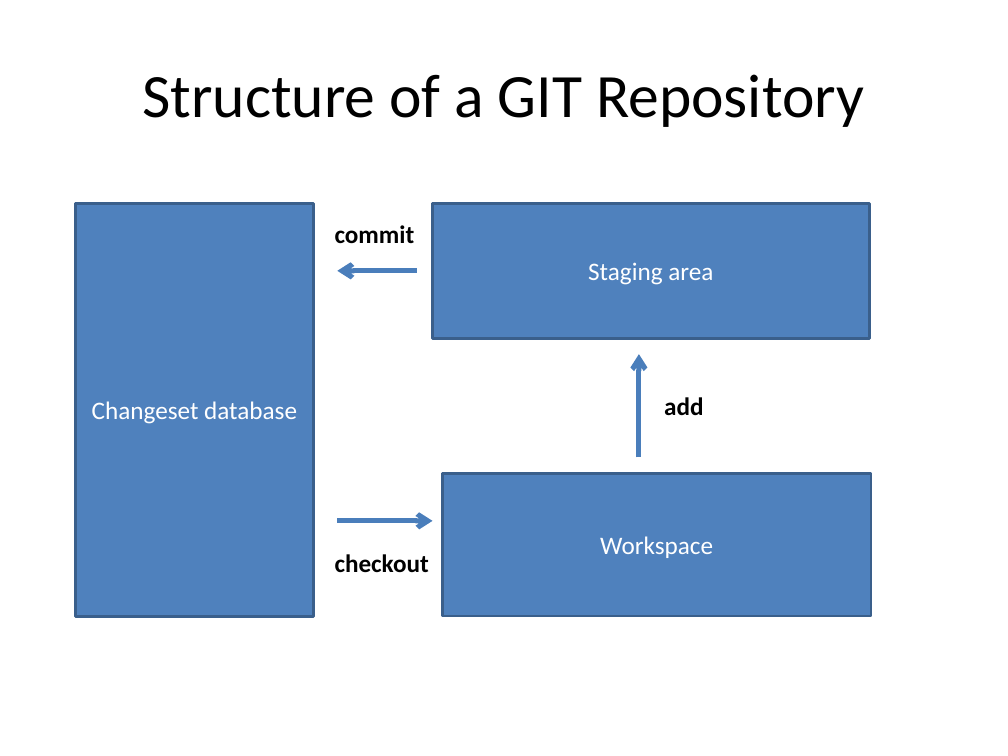
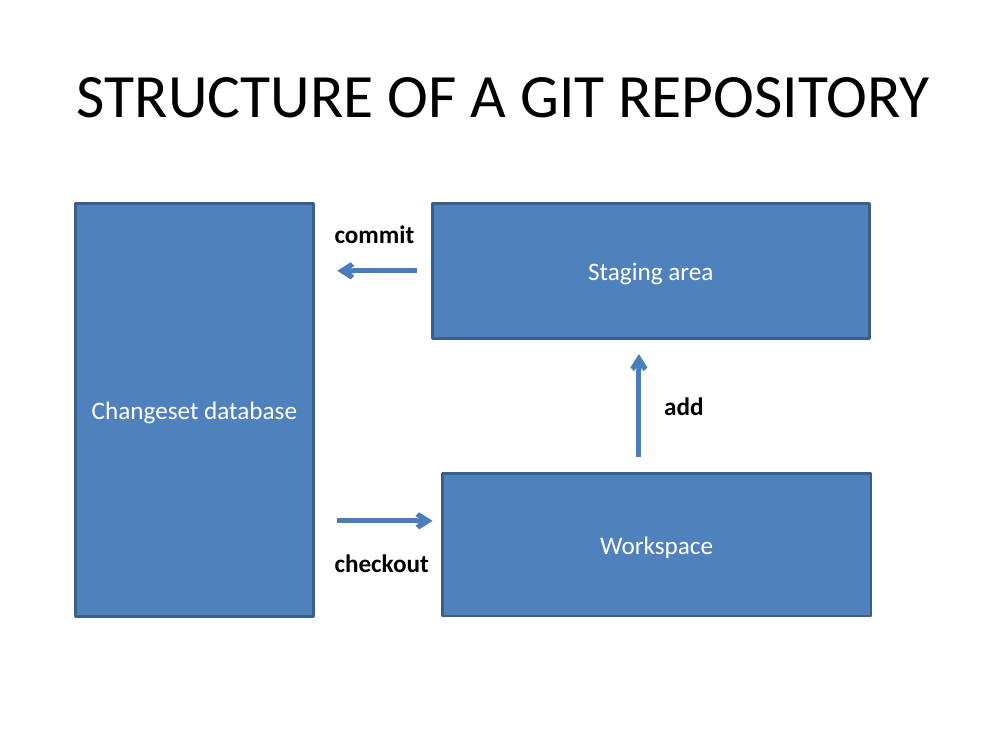
Before and after one commit to kangelov/gitdemo, a slide deck: slide 11 of powerpoint/An Introduction to GIT.pptx. Drawn at 1008x756 pixels with LibreOffice and Linux fonts; fonts in the diff are those of the drawing. Boxes give left, top, right and bottom in pixels: in the first picture for what was removed or moved away, otherwise in the second. Text is boxed around its words. In the diff, an @@ line names an element or a change of style, - is before the commit and + after.

```diff
--- a/powerpoint/An Introduction to GIT.pptx
+++ b/powerpoint/An Introduction to GIT.pptx
@@ title at box(77, 77, 929, 118): text changed @@
-Structure of a GIT Repository
+STRUCTURE OF A GIT REPOSITORY
```
Also in this commit, not shown: 14 other slides changed, 2 slides added.
